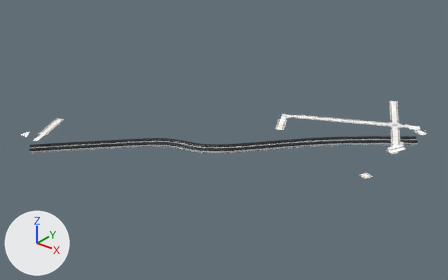
What one commit did to the glTF model game/assets/city/roads/roads_0_-1.gltf.
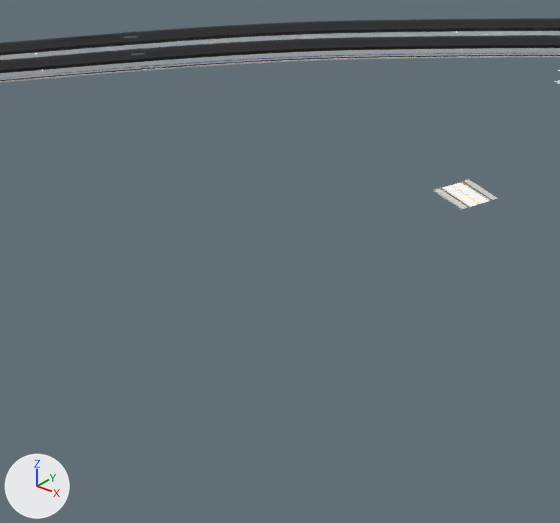
Each version is shown whole from a camera (50 mm lens) standing at (836.0, -511.0, 436.0) and looking at (239.0, 235.0, -26.0), then close up on the part from 58% to 86% of the width and 47% to 89% of the height. The axes (+X, +Y, +Z) are drawn at lower left. The lights are the same throughout. The first two pictures are the older version. Objects named as collision shapes, trigger or cutter boxes, shadow casters or lower levels of detail are left out. Vertices at exactly the same position are counted once.

The older version as bpy lines, for what is in view:
```python
ob_roads_0__1_road_tactile_strip = bpy.data.objects.new('roads_0_-1_Road_Tactile_Strip', me_roads_0__1_road_tactile_strip)
ob_roads_0__1_road_tactile_strip.location = (0.0, 0.0, 0.0)
ob_roads_0__1_road_tunnel_dark = bpy.data.objects.new('roads_0_-1_Road_Tunnel_Dark', me_roads_0__1_road_tunnel_dark)
ob_roads_0__1_road_tunnel_dark.location = (0.0, 0.0, 0.0)
ob_roads_0__1_sh_kerb = bpy.data.objects.new('roads_0_-1_SH_kerb', me_roads_0__1_sh_kerb)
ob_roads_0__1_sh_kerb.location = (0.0, 0.0, 0.0)
ob_roads_0__1_sh_road_marking_white = bpy.data.objects.new('roads_0_-1_SH_road_marking_white', me_roads_0__1_sh_road_marking_white)
ob_roads_0__1_sh_road_marking_white.location = (0.0, 0.0, 0.0)
ob_roads_0__1_sh_sidewalk = bpy.data.objects.new('roads_0_-1_SH_sidewalk', me_roads_0__1_sh_sidewalk)
ob_roads_0__1_sh_sidewalk.location = (0.0, 0.0, 0.0)
ob_roads_0__1_sh_wet_asphalt = bpy.data.objects.new('roads_0_-1_SH_wet_asphalt', me_roads_0__1_sh_wet_asphalt)
ob_roads_0__1_sh_wet_asphalt.location = (0.0, 0.0, 0.0)
# also in view: 'roads_0_-1_Road_Tunnel_Enamel' at (265.0, 201.0, -17.0)
```
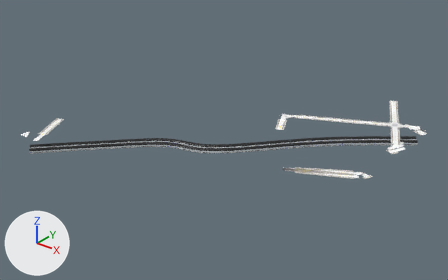
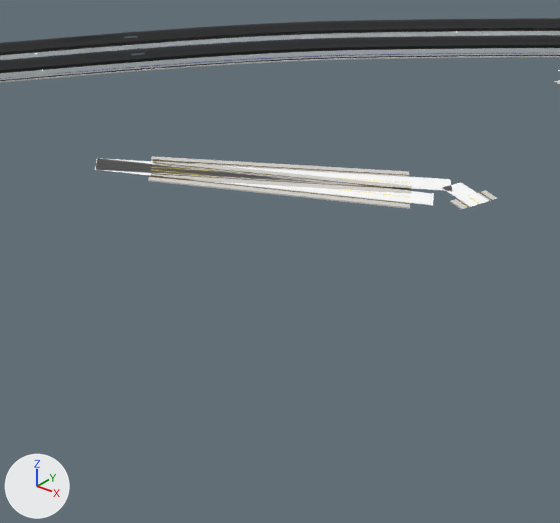
Location of each change, [x1, y1, x2, y2] in pixels of the close-ups (560 x 523 px):
'roads_0_-1_SH_wet_asphalt', reshaped: before [443, 70, 560, 207]; after [95, 70, 560, 207]
'roads_0_-1_SH_sidewalk', reshaped: before [434, 80, 560, 210]; after [148, 80, 560, 210]
'roads_0_-1_Road_Tactile_Strip', reshaped: before [440, 181, 492, 207]; after [150, 160, 492, 207]
'roads_0_-1_SH_road_marking_white', reshaped: before [443, 182, 489, 207]; after [153, 164, 489, 207]
part 1 of me_roads_0__1_road_tactile_strip, added: after [150, 176, 410, 204]
part 2 of me_roads_0__1_road_tactile_strip, added: after [152, 162, 410, 190]
part 3 of me_roads_0__1_road_tactile_strip, added: after [151, 173, 411, 190]
part 4 of me_roads_0__1_road_tactile_strip, added: after [153, 160, 410, 176]
part 5 of me_roads_0__1_road_tactile_strip, deleted: before [440, 181, 480, 199]
part 6 of me_roads_0__1_sh_kerb, added: after [150, 175, 410, 203]
part 7 of me_roads_0__1_sh_kerb, added: after [152, 163, 401, 190]
part 8 of me_roads_0__1_sh_kerb, added: after [159, 173, 411, 189]
part 9 of me_roads_0__1_sh_kerb, added: after [159, 161, 410, 177]
part 10 of me_roads_0__1_sh_road_marking_white, added: after [153, 164, 337, 184]
part 11 of me_roads_0__1_sh_road_marking_white, added: after [216, 165, 403, 177]
part 12 of me_roads_0__1_sh_sidewalk, added: after [148, 175, 410, 209]
part 13 of me_roads_0__1_sh_sidewalk, added: after [153, 161, 412, 189]
part 14 of me_roads_0__1_sh_sidewalk, added: after [151, 173, 412, 193]
part 15 of me_roads_0__1_sh_sidewalk, added: after [151, 156, 409, 176]
part 16 of me_roads_0__1_sh_sidewalk, deleted: before [434, 180, 485, 202]
part 17 of me_roads_0__1_sh_wet_asphalt, added: after [95, 158, 452, 205]

The change, as a diff of the scene's bpy script:
```diff
--- a/game/assets/city/roads/roads_0_-1.gltf.py
+++ b/game/assets/city/roads/roads_0_-1.gltf.py
@@ me_roads_0__1_road_tactile_strip @@
-me_roads_0__1_road_tactile_strip.from_pydata(...)  # 360 vertices, 324 faces; spans x -5.0..519.0, y 20.0..518.0, z 0.0
+me_roads_0__1_road_tactile_strip.from_pydata(...)  # 476 vertices, 432 faces; spans x -5.0..519.0, y 20.0..519.0, z 0.0
+# me_roads_0__1_road_tactile_strip part 1: a new loose piece of 30 vertices spanning x 420.0..496.0, y 174.0..211.0, z 0.0, in mat_road_tactile_strip
+# me_roads_0__1_road_tactile_strip part 2: a new loose piece of 30 vertices spanning x 416.0..492.0, y 182.0..219.0, z 0.0, in mat_road_tactile_strip
+# me_roads_0__1_road_tactile_strip part 3: a new loose piece of 30 vertices spanning x 419.0..491.0, y 175.0..220.0, z 0.0, in mat_road_tactile_strip
+# me_roads_0__1_road_tactile_strip part 4: a new loose piece of 30 vertices spanning x 415.0..487.0, y 183.0..228.0, z 0.0, in mat_road_tactile_strip
+# me_roads_0__1_road_tactile_strip part 5: 8 vertices removed from x 498.0..504.0, y 225.0..235.0, z 0.0
+# other edits to the shape of me_roads_0__1_road_tactile_strip do not show in these pictures
 me_roads_0__1_road_tactile_strip.materials.append(mat_road_tactile_strip)
@@ me_roads_0__1_sh_kerb @@
-me_roads_0__1_sh_kerb.from_pydata(...)  # 1924 vertices, 2744 faces; spans x -4.0..519.0, y -8.0..518.0, z -28.0..0.0
+me_roads_0__1_sh_kerb.from_pydata(...)  # 2098 vertices, 2960 faces; spans x -4.0..519.0, y -8.0..519.0, z -28.0..0.0
+# me_roads_0__1_sh_kerb part 6: a new loose piece of 45 vertices spanning x 420.0..495.0, y 174.0..211.0, z 0.0, in mat_sh_kerb (light grey #cecdca)
+# me_roads_0__1_sh_kerb part 7: a new loose piece of 45 vertices spanning x 416.0..492.0, y 182.0..219.0, z 0.0, in mat_sh_kerb (light grey #cecdca)
+# me_roads_0__1_sh_kerb part 8: a new loose piece of 45 vertices spanning x 419.0..491.0, y 176.0..220.0, z 0.0, in mat_sh_kerb (light grey #cecdca)
+# me_roads_0__1_sh_kerb part 9: a new loose piece of 45 vertices spanning x 415.0..487.0, y 183.0..227.0, z 0.0, in mat_sh_kerb (light grey #cecdca)
+# other edits to the shape of me_roads_0__1_sh_kerb do not show in these pictures
 me_roads_0__1_sh_kerb.materials.append(mat_sh_kerb)
@@ me_roads_0__1_sh_road_marking_white @@
-me_roads_0__1_sh_road_marking_white.from_pydata(...)  # 1897 vertices, 1307 faces; spans x -4.0..518.0, y -8.0..518.0, z -28.0..0.0
+me_roads_0__1_sh_road_marking_white.from_pydata(...)  # 2013 vertices, 1415 faces; spans x -4.0..518.0, y -8.0..519.0, z -28.0..0.0
+# me_roads_0__1_sh_road_marking_white part 10: a new loose piece of 30 vertices spanning x 416.0..492.0, y 181.0..218.0, z 0.0, in mat_sh_road_marking_white (white #ffffff)
+# me_roads_0__1_sh_road_marking_white part 11: a new loose piece of 30 vertices spanning x 415.0..487.0, y 183.0..227.0, z 0.0, in mat_sh_road_marking_white (white #ffffff)
+# other edits to the shape of me_roads_0__1_sh_road_marking_white do not show in these pictures
 me_roads_0__1_sh_road_marking_white.materials.append(mat_sh_road_marking_white)
@@ me_roads_0__1_sh_sidewalk @@
-me_roads_0__1_sh_sidewalk.from_pydata(...)  # 924 vertices, 1032 faces; spans x -7.0..520.0, y 19.0..519.0, z 0.0
+me_roads_0__1_sh_sidewalk.from_pydata(...)  # 1098 vertices, 1248 faces; spans x -7.0..520.0, y 19.0..520.0, z 0.0
+# me_roads_0__1_sh_sidewalk part 12: a new loose piece of 45 vertices spanning x 420.0..497.0, y 172.0..211.0, z 0.0, in mat_sh_sidewalk (light grey #d4d2ce)
+# me_roads_0__1_sh_sidewalk part 13: a new loose piece of 45 vertices spanning x 415.0..492.0, y 182.0..222.0, z 0.0, in mat_sh_sidewalk (light grey #d4d2ce)
+# me_roads_0__1_sh_sidewalk part 14: a new loose piece of 45 vertices spanning x 419.0..493.0, y 173.0..220.0, z 0.0, in mat_sh_sidewalk (light grey #d4d2ce)
+# me_roads_0__1_sh_sidewalk part 15: a new loose piece of 45 vertices spanning x 413.0..487.0, y 183.0..230.0, z 0.0, in mat_sh_sidewalk (light grey #d4d2ce)
+# me_roads_0__1_sh_sidewalk part 16: 12 vertices removed from x 497.0..505.0, y 223.0..237.0, z 0.0
+# other edits to the shape of me_roads_0__1_sh_sidewalk do not show in these pictures
 me_roads_0__1_sh_sidewalk.materials.append(mat_sh_sidewalk)
@@ me_roads_0__1_sh_wet_asphalt @@
-me_roads_0__1_sh_wet_asphalt.from_pydata(...)  # 2184 vertices, 3724 faces; spans x -4.0..518.0, y -1.0..518.0, z 0.0
+me_roads_0__1_sh_wet_asphalt.from_pydata(...)  # 2879 vertices, 4972 faces; spans x -4.0..518.0, y -1.0..519.0, z 0.0
+# me_roads_0__1_sh_wet_asphalt part 17: 695 vertices added at x 400.0..502.0, y 167.0..234.0, z 0.0
+# other edits to the shape of me_roads_0__1_sh_wet_asphalt do not show in these pictures
 me_roads_0__1_sh_wet_asphalt.materials.append(mat_sh_wet_asphalt)
```
